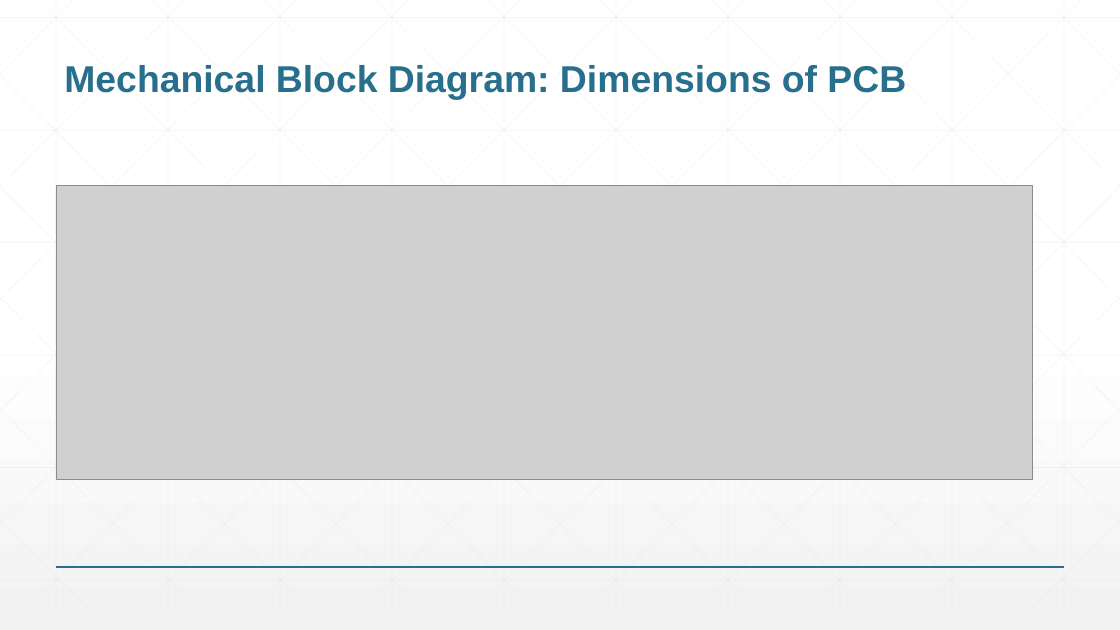
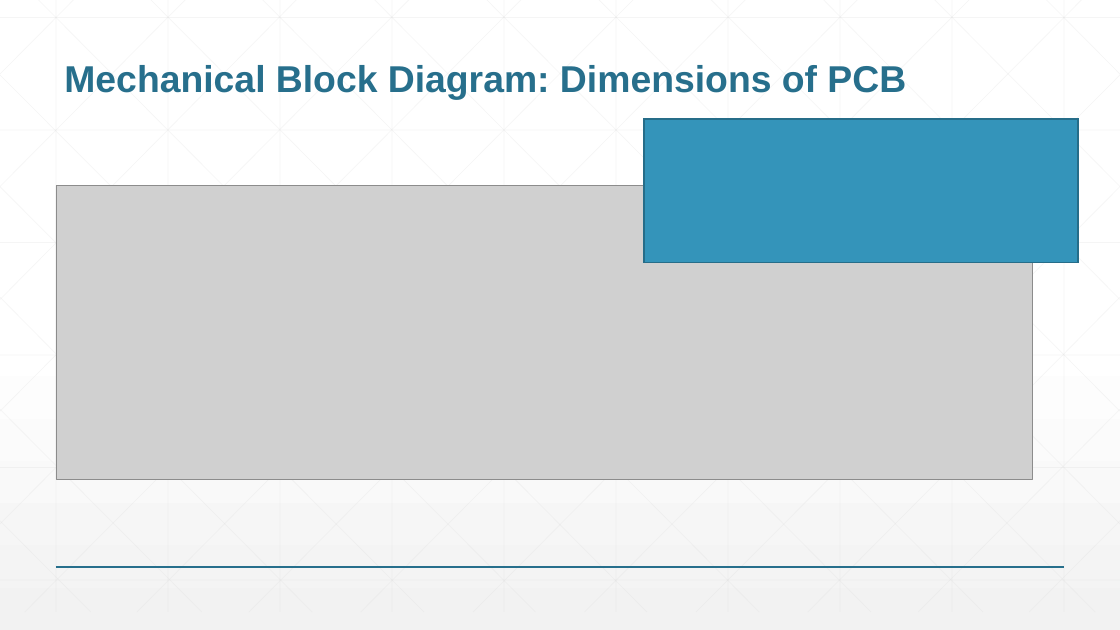
Before and after one commit to Bdinh7331/ENGI301, a slide deck: slide 5 of project_02/ENGI301_project2_proposal .pptx. Drawn at 1120x630 pixels with LibreOffice and Linux fonts; fonts in the diff are those of the drawing; grey boxes stand for pictures. Boxes give left, top, right and bottom in pixels: in the first picture for what was removed or moved away, otherwise in the second. Text is boxed around its words. In the diff, an @@ line names an element or a change of style, - is before the commit and + after.

```diff
--- a/project_02/ENGI301_project2_proposal .pptx
+++ b/project_02/ENGI301_project2_proposal .pptx
@@ rectangle added at (644, 119, 1079, 263), fill #3494BA, outline #266D8A 1 pt @@
```
Also in this commit, not shown: 1 other slide changed.
